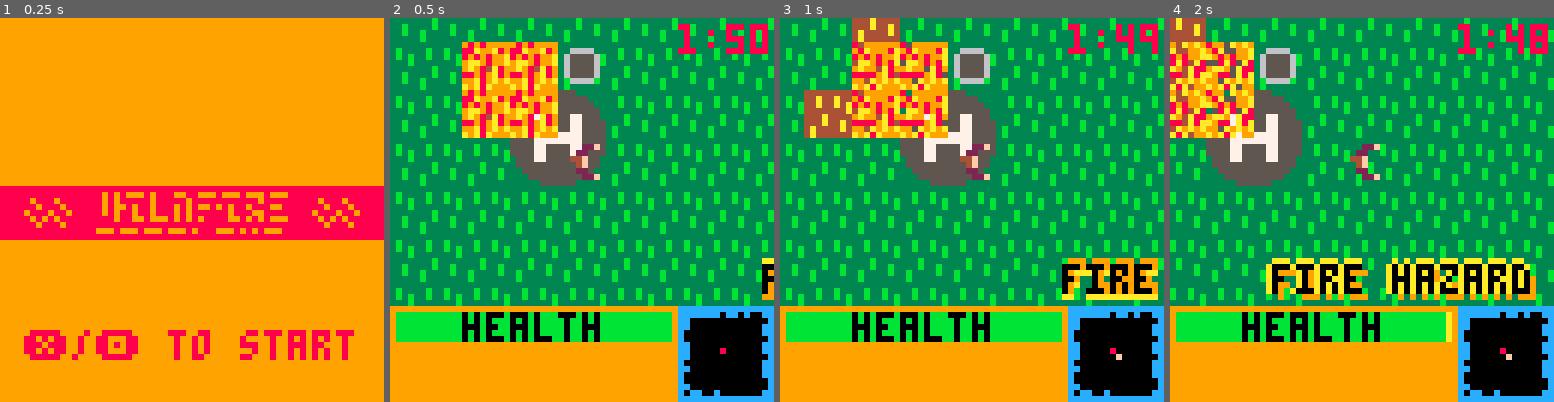
Above: before the commit, frames 1-4 (left to right).
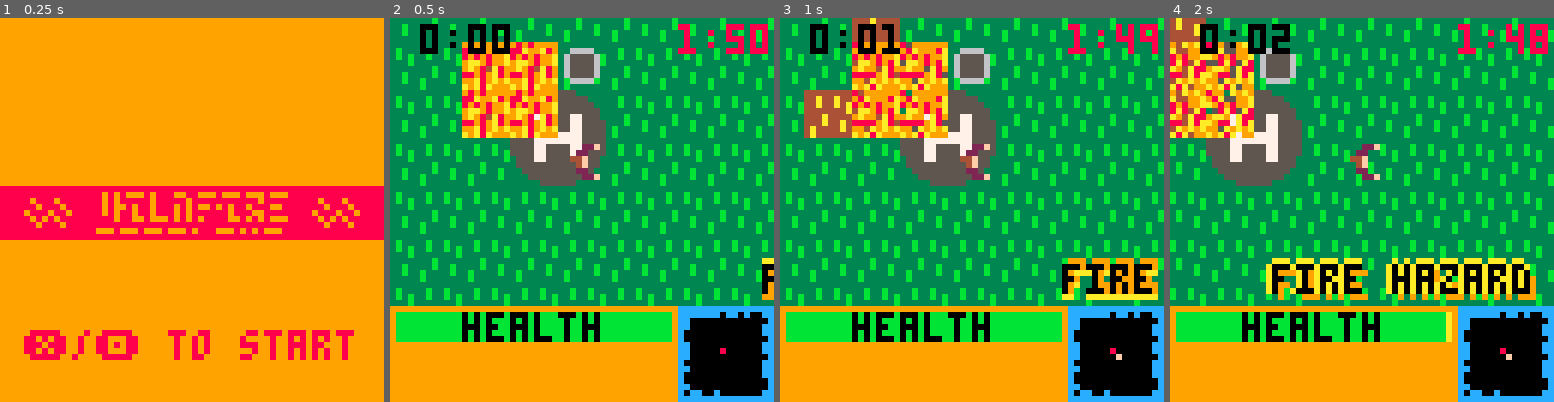
Above: after the commit, the same moments.

Repository: notCalle/pico-8-carts
Game: PICO-8 cartridge wildfire.p8
Two runs of this game, one before a commit and one after it. Both use one fixed random seed, a clock stepped at 60 frames per second and the inputs below.
Inputs:
- Up to frame 1 (0.25 s): no input
- Up to frame 2 (0.5 s): tap X (X key) at 0.33 s
- Up to frame 3 (1 s): tap O (Z key) at 0.7 s
- Up to frame 4 (2 s): tap X (X key) at 1.07, 1.85 s; hold Right from 1.6 s (still down); tap O (Z key) at 1.7 s

Frame 1 is identical in both runs. In frame 2, 0.9% of the frame differs, in the area x 7-32%, y 1-10%; in frame 3, 0.8%; in frame 4, 0.9%.

Commit message:
Add walltime to game screen

Diff:
--- a/wildfire.p8
+++ b/wildfire.p8
@@ -490,6 +490,7 @@
 	local rts=flr(max(rescue_tick-tick,0)/30)
 
 	draw_timer(rts,64,8)
+	draw_timer(game_time,21,0)
 end
 
 world_state={
